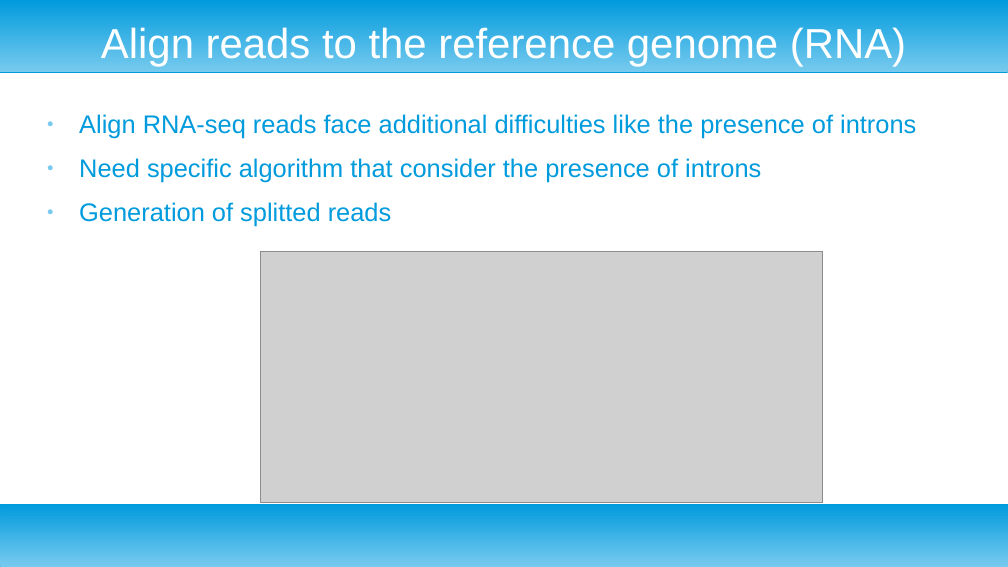
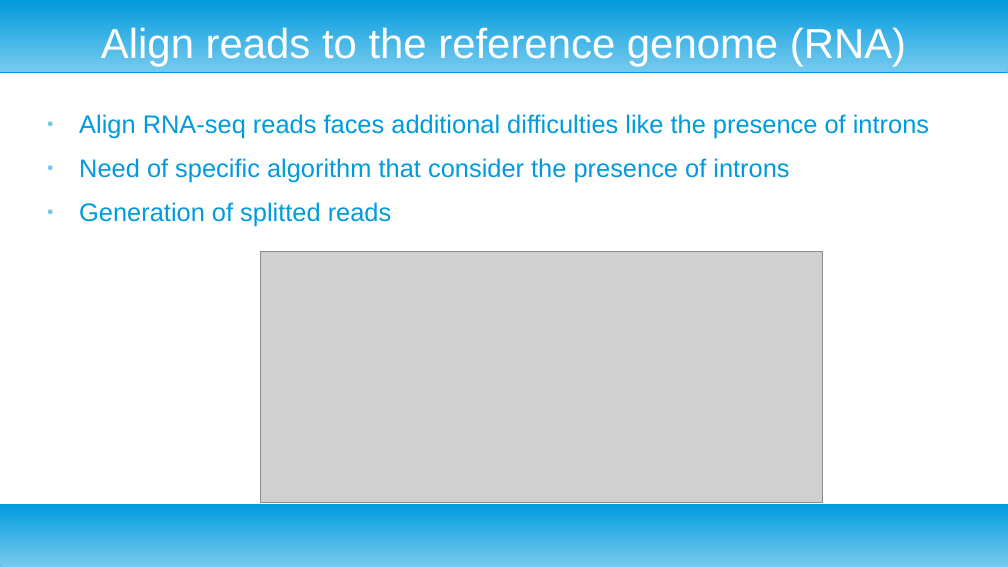
Before and after one commit to ngualand/Introduction_to_bioinformatics, a slide deck: slide 5 of Slides/Mapping files and common genomic arithmetics.odp. Drawn at 1008x567 pixels with LibreOffice and Linux fonts; fonts in the diff are those of the drawing; grey boxes stand for pictures. Boxes give left, top, right and bottom in pixels: in the first picture for what was removed or moved away, otherwise in the second. Text is boxed around its words. In the diff, an @@ line names an element or a change of style, - is before the commit and + after.

```diff
--- a/Slides/Mapping files and common genomic arithmetics.odp
+++ b/Slides/Mapping files and common genomic arithmetics.odp
@@ text at bbox=[79, 114, 929, 182]: text changed @@
-● Align RNA-seq reads face additional difficulties like the presence of introns
-● Need specific algorithm that consider the presence of introns
+● Align RNA-seq reads faces additional difficulties like the presence of introns
+● Need of specific algorithm that consider the presence of introns
```
Also in this commit, not shown: 7 other slides changed, 3 other files.
